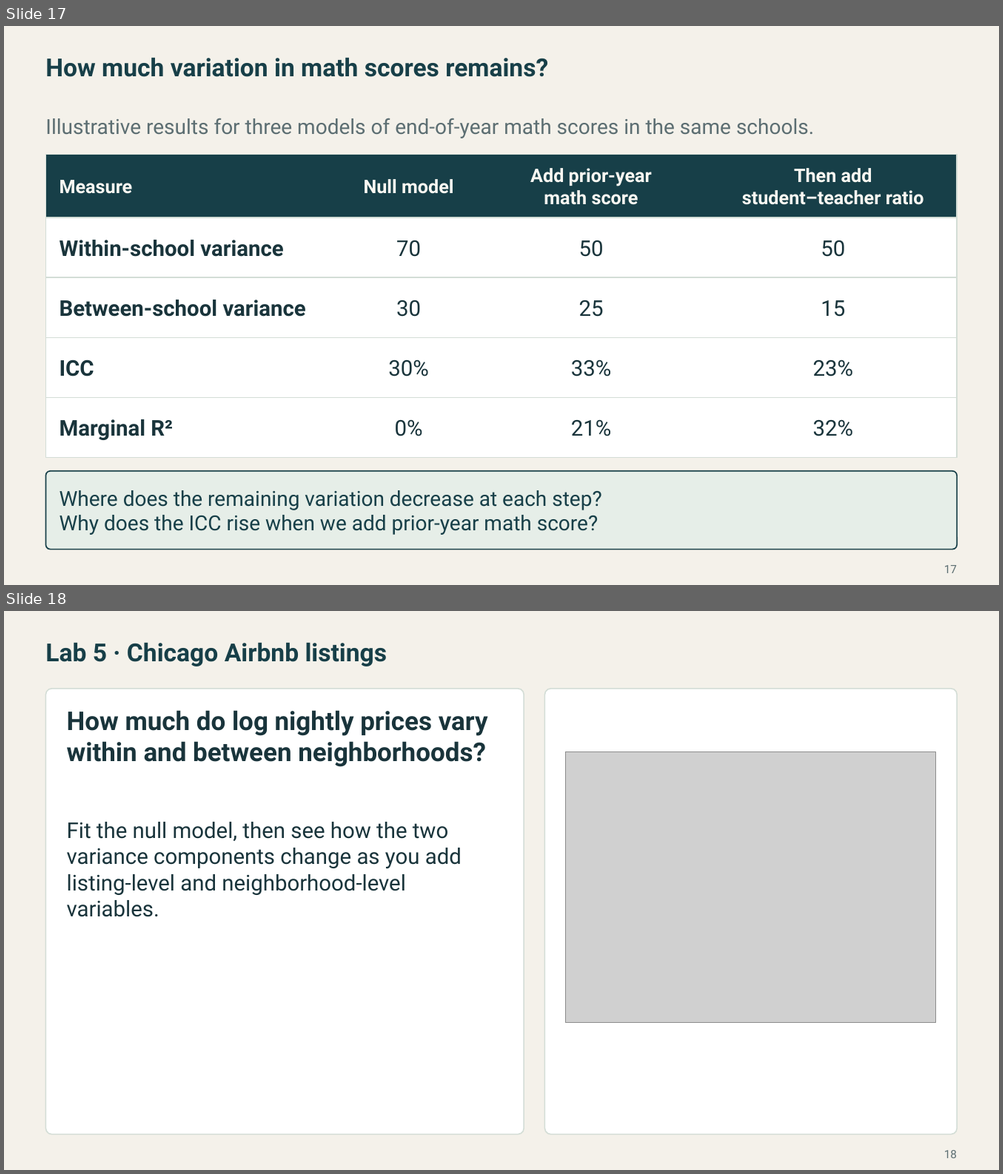
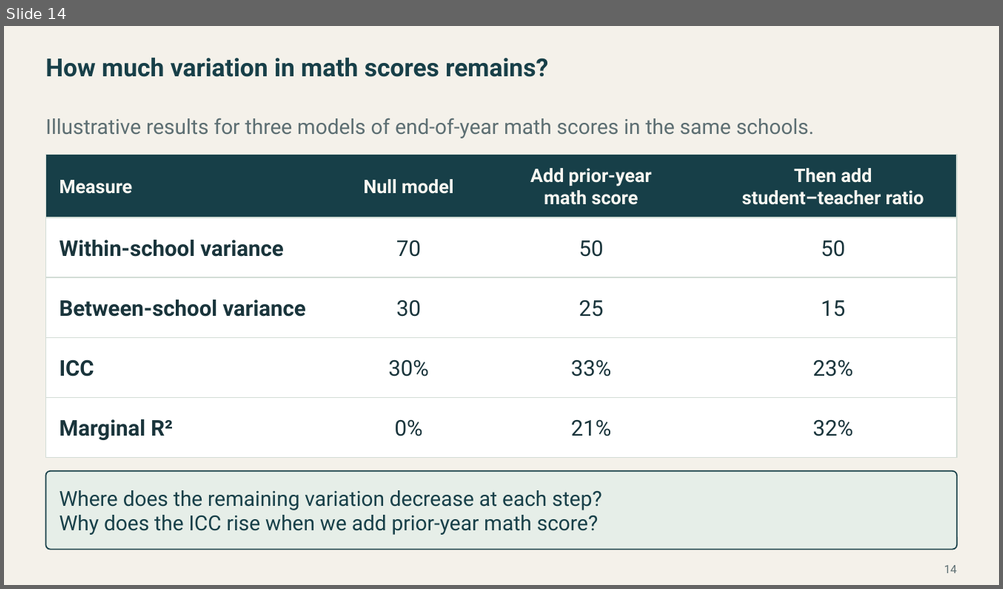
Before and after one commit to Postmus/BeyondMLR, a slide deck: lectures_2627/week3/Beyond_MLR_Week_3.pptx. Shown one above the other, each under a label of ours: slides 17 and 18 before the commit, slide 14 after it. The pictures are 1003x1174 and 1003x589 pixels, drawn with LibreOffice and Linux fonts; fonts in the diff are those of the drawing; grey boxes stand for pictures. Boxes give left, top, right and bottom in pixels: in the first picture for what was removed or moved away, otherwise in the second. Text is boxed around its words. In the diff, an @@ line names an element or a change of style, - is before the commit and + after.

Commit message:
Complete Week 3 lecture and add Chicago Airbnb Labs 5 and 6
Include the HbA1c case study, nested random effects analysis, and worked lab answers.

```diff
--- a/lectures_2627/week3/Beyond_MLR_Week_3.pptx
+++ b/lectures_2627/week3/Beyond_MLR_Week_3.pptx
@@ slide 18 removed at (4,611,999,1170), background #F4F1EA @@
@@ text removed at (45,642,387,667) @@
-Lab 5 · Chicago Airbnb listings
@@ rounded rectangle removed at (45,689,524,1135) @@
@@ rounded rectangle removed at (545,689,957,1135) @@
@@ text removed at (67,710,488,767) @@
-How much do log nightly prices vary within and between neighborhoods?
@@ picture removed at (566,752,936,1023) @@
@@ text removed at (67,822,461,917) @@
-Fit the null model, then see how the two variance components change as you add listing-level and neighborhood-level variables.
@@ page number removed at (944,1150,956,1159) @@
-18
@@ what was slide 17 is now slide 14 @@
@@ page number at (944,565,956,574): text changed @@
-17
+14
```
Also in this commit, not shown: 1 slide changed, 20 slides added, 3 other slides removed, 36 other files.
